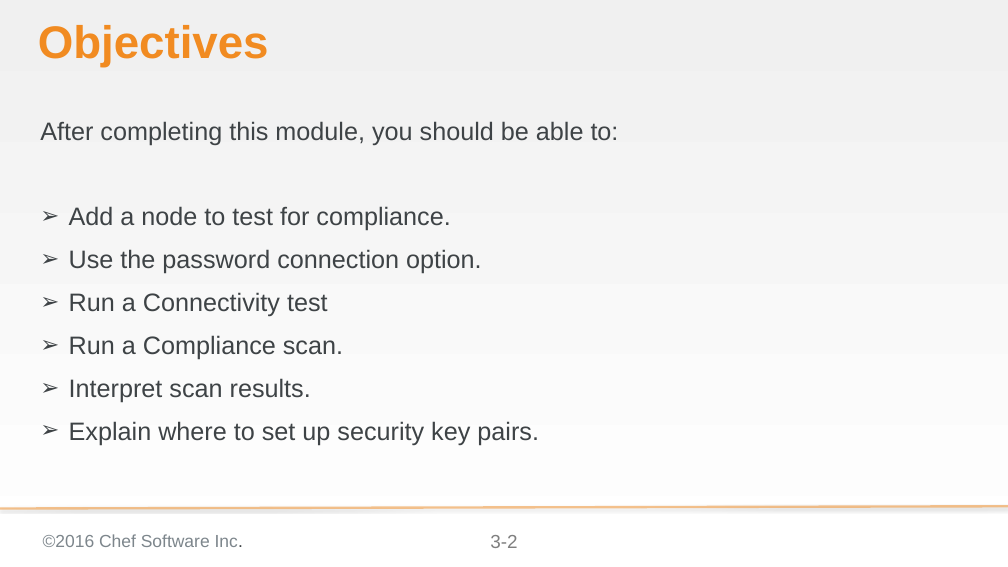
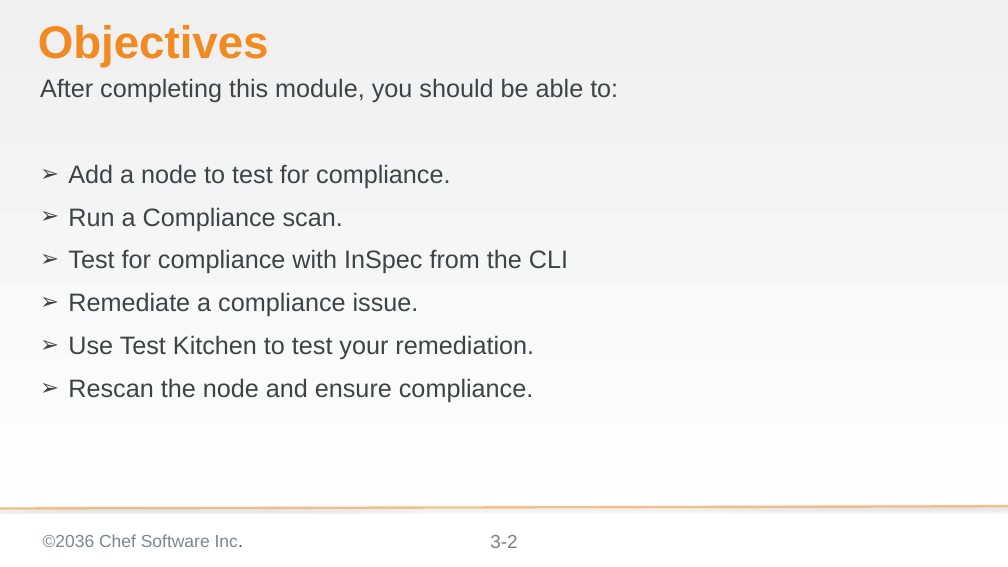
Before and after one commit to bchamby/chef-compliance-installation-configuration-operation, a slide deck: slide 2 of 03-initial-configuration-scans.pptx. Drawn at 1008x567 pixels with LibreOffice and Linux fonts; fonts in the diff are those of the drawing; background and template pictures are left out. Boxes give left, top, right and bottom in pixels: in the first picture for what was removed or moved away, otherwise in the second. Text is boxed around its words. In the diff, an @@ line names an element or a change of style, - is before the commit and + after.

Commit message:
finished InSpec CLI lab part

```diff
--- a/03-initial-configuration-scans.pptx
+++ b/03-initial-configuration-scans.pptx
@@ text "After completing this module, you ..." moved from (x1=40, y1=121, x2=619, y2=445) to (x1=40, y1=78, x2=618, y2=403) @@
@@ text at (x1=68, y1=249, x2=568, y2=403): text changed @@
-➢ Interpret scan results.
-➢ Explain where to set up security key pairs.
+➢ Test for compliance with InSpec from the CLI
+➢ Remediate a compliance issue.
+➢ Use Test Kitchen to test your remediation.
+➢ Rescan the node and ensure compliance.
@@ text at (x1=69, y1=249, x2=482, y2=317): paragraphs removed @@
-➢ Use the password connection option.
-➢ Run a Connectivity test
@@ text at (x1=43, y1=534, x2=243, y2=547): text changed @@
-©2016 Chef Software Inc.
+©2036 Chef Software Inc.
```
Also in this commit, not shown: 54 other slides changed, 5 slides added, 3 slides removed.
